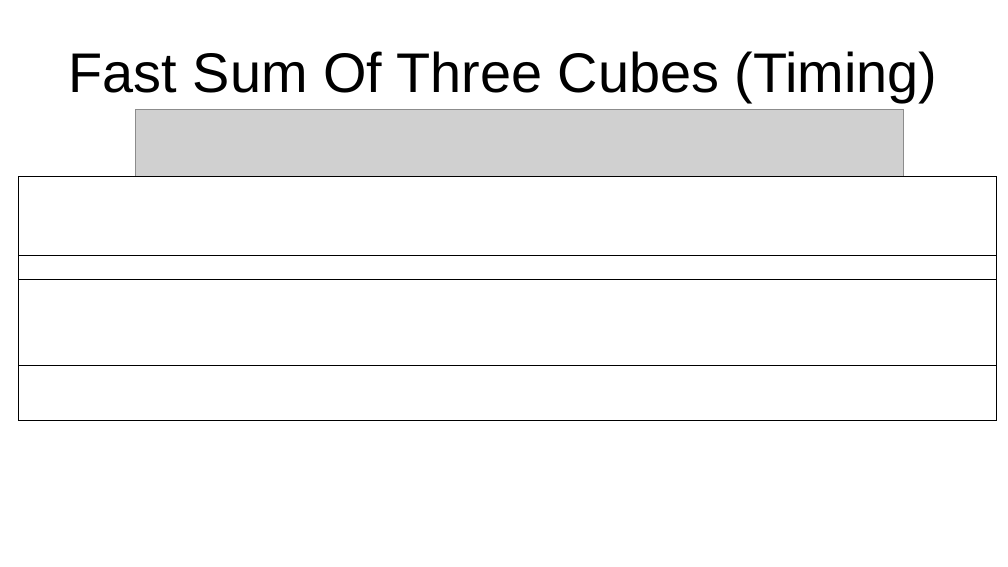
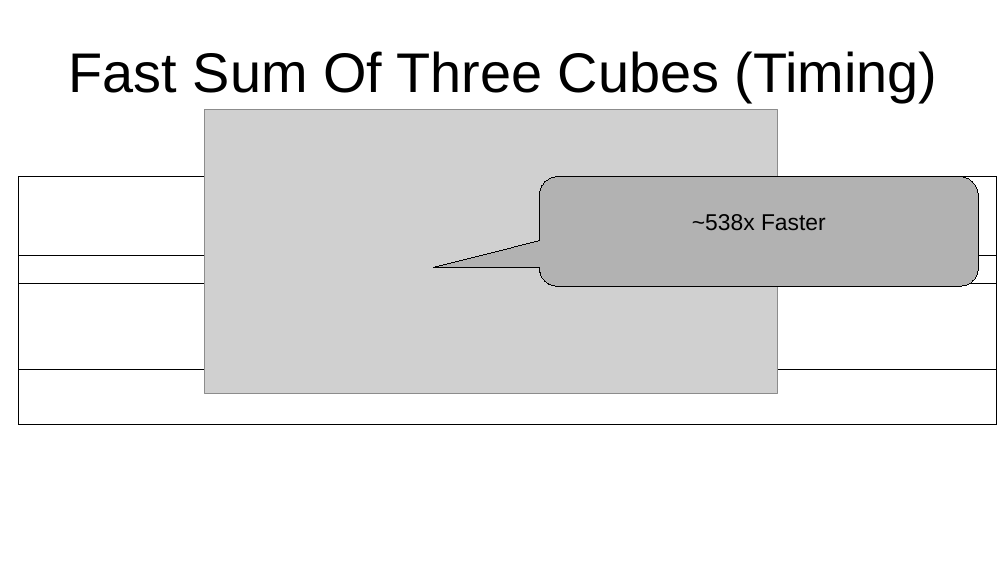
Before and after one commit to connor-makowski/pycelerator, a slide deck: slide 18 of pycelerator.odp (slide 17 before the commit). Drawn at 1008x567 pixels with LibreOffice and Linux fonts; fonts in the diff are those of the drawing; grey boxes stand for pictures. Boxes give left, top, right and bottom in pixels: in the first picture for what was removed or moved away, otherwise in the second. Text is boxed around its words. In the diff, an @@ line names an element or a change of style, - is before the commit and + after.

```diff
--- a/pycelerator.odp
+++ b/pycelerator.odp
@@ picture: place and size @@
-picture at (136,110,905,393)
+picture at (204,110,777,393)
@@ rounded speech box added at (540,177,979,286), fill #B2B2B2, outline #000000 0 pt, 18 pt, text #000000 @@
+~538x Faster
@@ rectangle: place and size @@
-rectangle at (18,280,997,366)
+rectangle at (18,284,997,370)
@@ rectangle: place and size @@
-rectangle at (18,366,997,421)
+rectangle at (18,370,997,424)
```
Also in this commit, not shown: 6 other slides changed, 5 slides added, 4 slides removed, 6 other files.
